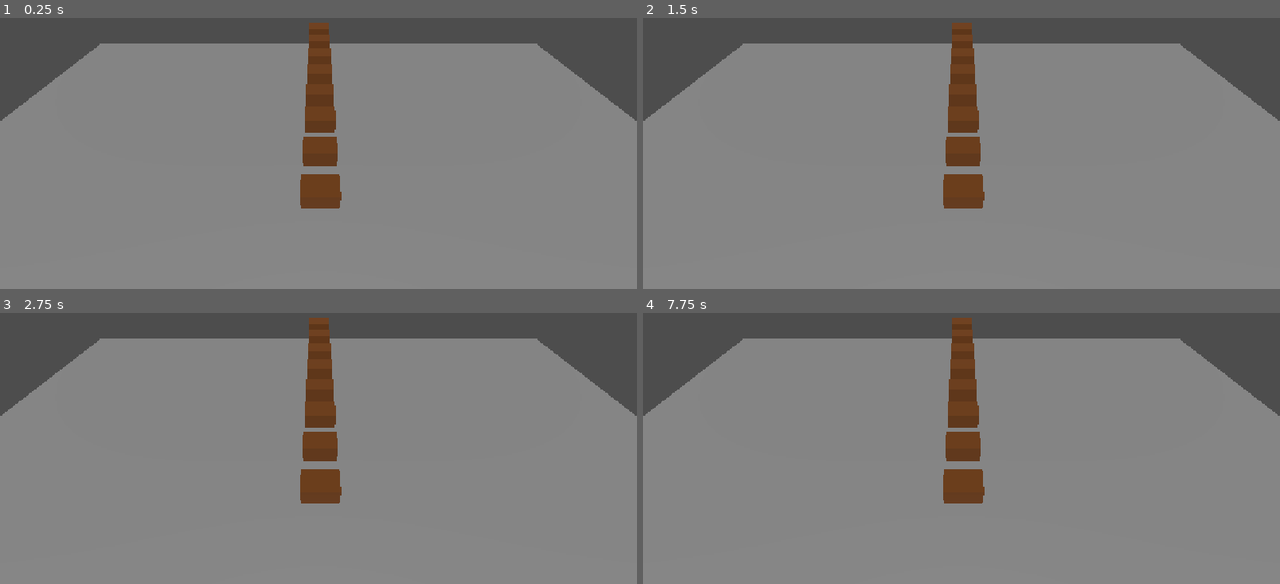
Above: before the commit, frames 1-4 (two rows, left to right).
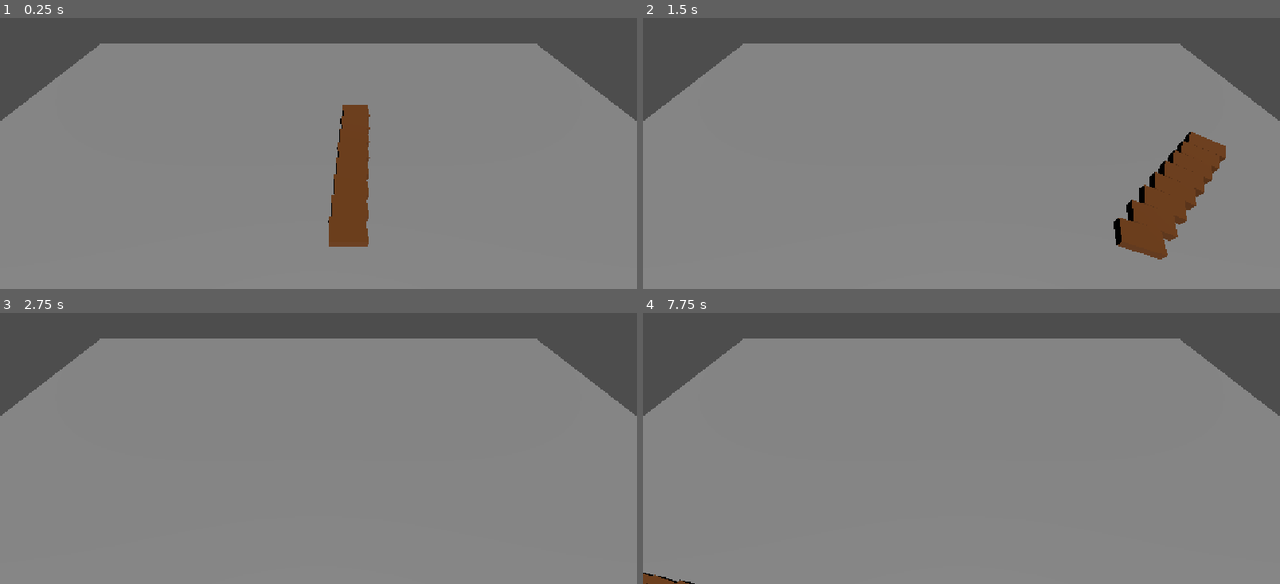
Above: after the commit, the same moments.

Repository: andremataassis/NoponyWins
Game: Godot game, scene res://Scenes/main_scene.tscn
The game is run twice, just before and just after one commit, with the same random seed, the same clock (stepped at 60 frames per second) and the same inputs.
Inputs:
- Up to frame 1 (0.25 s): no input
- Up to frame 2 (1.5 s): no input
- Up to frame 3 (2.75 s): no input
- Up to frame 4 (7.75 s): tap Enter at 2.75, 4.25, 5.75 s; tap Space at 3.5, 5, 6.5 s

The runs differ from the first frame. In frame 1, 5.5% of the frame differs, in the area x 47-59%, y 1-85%; in frame 2, 6.9%, in the area x 47-92%, y 1-90%; in frame 3, 3.0%; in frame 4, 3.2%.

Commit message:
horse movement

Diff:
--- a/no-pony-wins/Scenes/default_horse.tscn
+++ b/no-pony-wins/Scenes/default_horse.tscn
@@ -1,4 +1,6 @@
 [gd_scene format=3 uid="uid://bxr034afn4d8e"]
+
+[ext_resource type="Script" uid="uid://dtmx10pvaffn0" path="res://horse_movement.gd" id="1_nsm0p"]
 
 [sub_resource type="StandardMaterial3D" id="StandardMaterial3D_jv6wh"]
 albedo_color = Color(0.45183837, 0.24408185, 0.058032535, 1)
@@ -10,11 +12,15 @@
 [sub_resource type="ConvexPolygonShape3D" id="ConvexPolygonShape3D_28pbt"]
 points = PackedVector3Array(0.4, 0.25, 0.25, 0.4, 0.25, -0.25, -0.4, 0.25, 0.25, 0.4, -0.25, 0.25, 0.4, -0.25, -0.25, -0.4, 0.25, -0.25, -0.4, -0.25, 0.25, -0.4, -0.25, -0.25)
 
-[node name="Horse" type="RigidBody3D" unique_id=1005567097]
+[node name="PathFollow3D" type="PathFollow3D" unique_id=2064781809]
+script = ExtResource("1_nsm0p")
+
+[node name="Horse" type="RigidBody3D" parent="." unique_id=1005567097]
+transform = Transform3D(-4.371139e-08, 0, 1, 0, 1, 0, -1, 0, -4.371139e-08, 0, 0, 0)
 freeze = true
 
-[node name="MeshInstance3D" type="MeshInstance3D" parent="." unique_id=812554162]
+[node name="MeshInstance3D" type="MeshInstance3D" parent="Horse" unique_id=812554162]
 mesh = SubResource("BoxMesh_g4v7s")
 
-[node name="CollisionShape3D" type="CollisionShape3D" parent="." unique_id=1394241195]
+[node name="CollisionShape3D" type="CollisionShape3D" parent="Horse" unique_id=1394241195]
 shape = SubResource("ConvexPolygonShape3D_28pbt")
--- a/no-pony-wins/Scenes/horse_spawner.gd
+++ b/no-pony-wins/Scenes/horse_spawner.gd
@@ -1,13 +1,18 @@
 extends Node3D
 
 const DEFAULT_HORSE = preload("uid://bxr034afn4d8e")
+@export var tracks : Node3D
+
 
 # Called when the node enters the scene tree for the first time.
 func _ready() -> void:
-	for i in 8:
+
+	for i in tracks.get_children():
 		var horse_instance = DEFAULT_HORSE.instantiate()
-		add_child(horse_instance)
-		horse_instance.global_position = global_position + Vector3(0, 0, i * -1);
+		i.add_child(horse_instance)
+		print (str(horse_instance.scale))
+		# this may need to change, horses need to be child-ed under paths
+		#horse_instance.global_position = global_position + Vector3(0, 0, i * -1);
 
 
 # Called every frame. 'delta' is the elapsed time since the previous frame.
--- /dev/null
+++ b/no-pony-wins/Scenes/horse_tracks.tscn
@@ -0,0 +1,91 @@
+[gd_scene format=3 uid="uid://ccei4waql30d3"]
+
+[sub_resource type="Curve3D" id="Curve3D_5a5oa"]
+closed = true
+_data = {
+"points": PackedVector3Array(0, 0, 0, 0, 0, 0, 0, 0, -2, 0, 0, 0, 0, 0, 0, 3, 0, -2, 0, 0, -2, 0, 0, 2, 5, 0, 0, 0, 0, 0, 0, 0, 0, 3, 0, 2, 0, 0, 0, 0, 0, 0, -3, 0, 2, 0, 0, 2, 0, 0, -2, -5, 0, 0, 0, 0, 0, 0, 0, 0, -3, 0, -2),
+"tilts": PackedFloat32Array(0, 0, 0, 0, 0, 0, 0)
+}
+point_count = 7
+
+[sub_resource type="Curve3D" id="Curve3D_nt2dy"]
+closed = true
+_data = {
+"points": PackedVector3Array(0, 0, 0, 0, 0, 0, 0, 0, -2.5, 0, 0, 0, 0, 0, 0, 3, 0, -2.5, 0, 0, -2.5, 0.009, 0, 2.5, 5.5, 0, 0, 0, 0, 0, 0, 0, 0, 3, 0, 2.5, 0, 0, 0, 0, 0, 0, -3, 0, 2.5, 0, 0, 2.5, 0, 0, -2.5, -5.5, 0, 0, 0, 0, 0, 0, 0, 0, -3, 0, -2.5),
+"tilts": PackedFloat32Array(0, 0, 0, 0, 0, 0, 0)
+}
+point_count = 7
+
+[sub_resource type="Curve3D" id="Curve3D_danqs"]
+closed = true
+_data = {
+"points": PackedVector3Array(0, 0, 0, 0, 0, 0, 0, 0, -3, 0, 0, 0, 0, 0, 0, 3, 0, -3, 0, 0, -3, 0.009, 0, 3, 6, 0, 0, 0, 0, 0, 0, 0, 0, 3, 0, 3, 0, 0, 0, 0, 0, 0, -3, 0, 3, 0, 0, 3, 0, 0, -3, -6, 0, 0, 0, 0, 0, 0, 0, 0, -3, 0, -3),
+"tilts": PackedFloat32Array(0, 0, 0, 0, 0, 0, 0)
+}
+point_count = 7
+
+[sub_resource type="Curve3D" id="Curve3D_b3ap2"]
+closed = true
+_data = {
+"points": PackedVector3Array(0, 0, 0, 0, 0, 0, 0, 0, -3.5, 0, 0, 0, 0, 0, 0, 3, 0, -3.5, 0, 0, -3.5, 0.009, 0, 3.5, 6.5, 0, 0, 0, 0, 0, 0, 0, 0, 3, 0, 3.5, 0, 0, 0, 0, 0, 0, -3, 0, 3.5, 0, 0, 3.5, 0, 0, -3.5, -6.5, 0, 0, 0, 0, 0, 0, 0, 0, -3, 0, -3.5),
+"tilts": PackedFloat32Array(0, 0, 0, 0, 0, 0, 0)
+}
+point_count = 7
+
+[sub_resource type="Curve3D" id="Curve3D_u30i6"]
+closed = true
+_data = {
+"points": PackedVector3Array(0, 0, 0, 0, 0, 0, 0, 0, -4, 0, 0, 0, 0, 0, 0, 3, 0, -4, 0, 0, -4, 0.009, 0, 4, 7, 0, 0, 0, 0, 0, 0, 0, 0, 3, 0, 4, 0, 0, 0, 0, 0, 0, -3, 0, 4, 0, 0, 4, 0, 0, -4, -7, 0, 0, 0, 0, 0, 0, 0, 0, -3, 0, -4),
+"tilts": PackedFloat32Array(0, 0, 0, 0, 0, 0, 0)
+}
+point_count = 7
+
+[sub_resource type="Curve3D" id="Curve3D_3gsw2"]
+closed = true
+_data = {
+"points": PackedVector3Array(0, 0, 0, 0, 0, 0, 0, 0, -4.5, 0, 0, 0, 0, 0, 0, 3, 0, -4.5, 0, 0, -4.5, 0.009, 0, 4.5, 7.5, 0, 0, 0, 0, 0, 0, 0, 0, 3, 0, 4.5, 0, 0, 0, 0, 0, 0, -3, 0, 4.5, 0, 0, 4.5, 0, 0, -4.5, -7.5, 0, 0, 0, 0, 0, 0, 0, 0, -3, 0, -4.5),
+"tilts": PackedFloat32Array(0, 0, 0, 0, 0, 0, 0)
+}
+point_count = 7
+
+[sub_resource type="Curve3D" id="Curve3D_vvbe2"]
+closed = true
+_data = {
+"points": PackedVector3Array(0, 0, 0, 0, 0, 0, 0, 0, -5, 0, 0, 0, 0, 0, 0, 3, 0, -5, 0, 0, -5, 0.009, 0, 5, 8, 0, 0, 0, 0, 0, 0, 0, 0, 3, 0, 5, 0, 0, 0, 0, 0, 0, -3, 0, 5, 0, 0, 5, 0, 0, -5, -8, 0, 0, 0, 0, 0, 0, 0, 0, -3, 0, -5),
+"tilts": PackedFloat32Array(0, 0, 0, 0, 0, 0, 0)
+}
+point_count = 7
+
+[sub_resource type="Curve3D" id="Curve3D_ge322"]
+closed = true
+_data = {
+"points": PackedVector3Array(0, 0, 0, 0, 0, 0, 0, 0, -5.5, 0, 0, 0, 0, 0, 0, 3, 0, -5.5, 0, 0, -5.5, 0.009, 0, 5.5, 8.5, 0, 0, 0, 0, 0, 0, 0, 0, 3, 0, 5.5, 0, 0, 0, 0, 0, 0, -3, 0, 5.5, 0, 0, 5.5, 0, 0, -5.5, -8.5, 0, 0, 0, 0, 0, 0, 0, 0, -3, 0, -5.5),
+"tilts": PackedFloat32Array(0, 0, 0, 0, 0, 0, 0)
+}
+point_count = 7
+
+[node name="HorseTracks" type="Node3D" unique_id=1602493002]
+
+[node name="Path3D_Lane1" type="Path3D" parent="." unique_id=766795594]
+curve = SubResource("Curve3D_5a5oa")
+
+[node name="Path3D_Lane2" type="Path3D" parent="." unique_id=923706494]
+curve = SubResource("Curve3D_nt2dy")
+
+[node name="Path3D_Lane3" type="Path3D" parent="." unique_id=745210885]
+curve = SubResource("Curve3D_danqs")
+
+[node name="Path3D_Lane4" type="Path3D" parent="." unique_id=1816951718]
+curve = SubResource("Curve3D_b3ap2")
+
+[node name="Path3D_Lane5" type="Path3D" parent="." unique_id=743449407]
+curve = SubResource("Curve3D_u30i6")
+
+[node name="Path3D_Lane6" type="Path3D" parent="." unique_id=1547001052]
+curve = SubResource("Curve3D_3gsw2")
+
+[node name="Path3D_Lane7" type="Path3D" parent="." unique_id=248461632]
+curve = SubResource("Curve3D_vvbe2")
+
+[node name="Path3D_Lane8" type="Path3D" parent="." unique_id=649438885]
+curve = SubResource("Curve3D_ge322")
--- a/no-pony-wins/Scenes/main_scene.tscn
+++ b/no-pony-wins/Scenes/main_scene.tscn
@@ -1,6 +1,7 @@
 [gd_scene format=3 uid="uid://p6y218jucqe3"]
 
 [ext_resource type="Script" uid="uid://dblstm862mruk" path="res://Scenes/horse_spawner.gd" id="1_52fb6"]
+[ext_resource type="PackedScene" uid="uid://ccei4waql30d3" path="res://Scenes/horse_tracks.tscn" id="2_6l7je"]
 
 [sub_resource type="PlaneMesh" id="PlaneMesh_g4v7s"]
 size = Vector2(20, 20)
@@ -13,9 +14,12 @@
 [node name="GroundMesh" type="MeshInstance3D" parent="." unique_id=408657012]
 mesh = SubResource("PlaneMesh_g4v7s")
 
-[node name="HorseSpawner" type="Node3D" parent="." unique_id=393490325]
+[node name="HorseSpawner" type="Node3D" parent="." unique_id=393490325 node_paths=PackedStringArray("tracks")]
 transform = Transform3D(1, 0, 0, 0, 1, 0, 0, 0, 1, 0.038118124, 0.8267852, -2.5503063)
 script = ExtResource("1_52fb6")
+tracks = NodePath("../HorseTracks")
 
 [node name="DirectionalLight3D" type="DirectionalLight3D" parent="." unique_id=1427909374]
 transform = Transform3D(1, 0, 0, 0, 0.600555, 0.79958344, 0, -0.79958344, 0.600555, 0, 3.365532, 0)
+
+[node name="HorseTracks" parent="." unique_id=1602493002 instance=ExtResource("2_6l7je")]
--- /dev/null
+++ b/no-pony-wins/horse_movement.gd
@@ -0,0 +1,26 @@
+extends Node3D
+
+@onready var path_follow_3d: PathFollow3D = $"."
+var move_speed = 0.1
+
+# Called when the node enters the scene tree for the first time.
+# idk maybe make them wait for the start of the race here???
+func _ready() -> void:
+	pass
+
+# Called every frame. 'delta' is the elapsed time since the previous frame.
+func _physics_process(delta: float) -> void:
+	path_follow_3d.progress_ratio += move_speed * delta
+
+# these guys are called from the crosshair script (to be added)
+func _bomb() -> void:
+	move_speed = 0.001
+
+func _end_bomb() -> void:
+	move_speed = 0.1
+
+func _jetpack() -> void:
+	move_speed = 1.0
+
+func _end_jetpack() -> void:
+	move_speed = .01
Not shown, added: no-pony-wins/horse_movement.gd.uid
